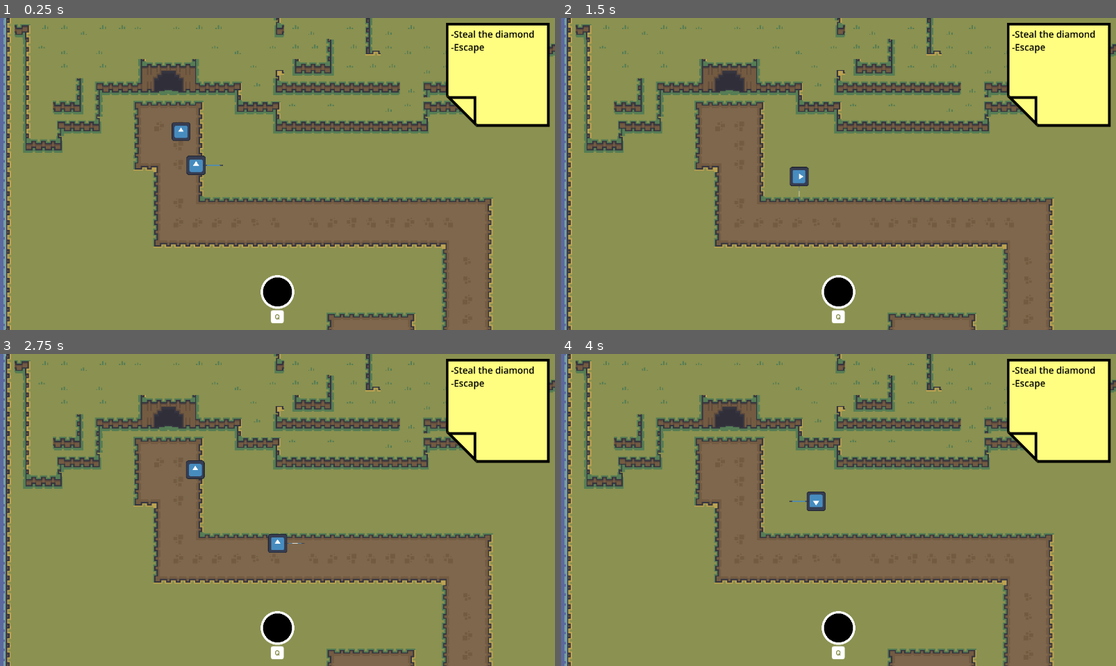
Above: before the commit, frames 1-4 (two rows, left to right).
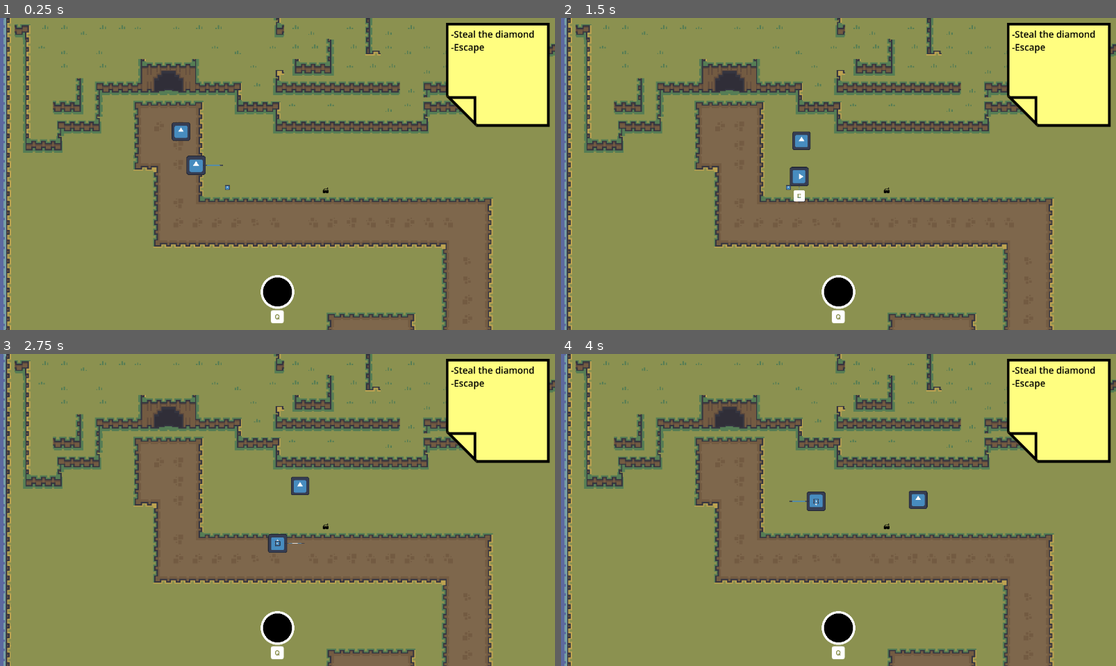
Above: after the commit, the same moments.

Repository: Quackstir/Game-Jam
Game: Godot game, scene res://Levels/CarlosTest/CarlosTestLevel.tscn
The game is run twice, just before and just after one commit, with the same random seed, the same clock (stepped at 60 frames per second) and the same inputs. This scene is started directly instead of the project's main scene. The engine's default icon, where the game draws it, is replaced by a stand-in: a white triangle on a blue panel in a dark square.
Inputs:
- Up to frame 1 (0.25 s): no input
- Up to frame 2 (1.5 s): hold D (move_right) 0.53-1.28 s; hold E (interact) 0.53-1.28 s; hold S (move_down) from 1.28 s (still down); tap Q (activate_mask) at 1.35 s
- Up to frame 3 (2.75 s): tap E (interact) at 1.55 s; release S (move_down) at 2.03 s; hold D (move_right) from 2.03 s (still down); hold E (interact) from 2.03 s (still down)
- Up to frame 4 (4 s): release D (move_right) at 2.78 s; release E (interact) at 2.78 s; hold W (move_up) 2.78-3.53 s; tap E (interact) at 2.85, 3.8 s; hold A (move_left) from 3.53 s (still down); hold Q (activate_mask) from 3.53 s (still down)

The runs differ from the first frame. In frame 1, less than 0.1% of the frame differs, in the area x 40-60%, y 53-57%; in frame 2, 0.3%; in frame 3, 0.4%, in the area x 33-60%, y 34-62%; in frame 4, 0.2%.
Error before the commit: Invalid call. Nonexistent function 'get_current_level' in base 'Nil'. (res://NPCs/Enemy/Guards/basic_guard.gd:88)
Error after the commit: Invalid call. Nonexistent function 'get_current_level' in base 'Nil'. (res://NPCs/Enemy/Guards/basic_guard.gd:145)

Commit message:
Guard returns to patroling

Diff:
--- a/Global Game Jam 2026/GlobalGameJam2026/Levels/CarlosTest/CarlosTestLevel.tscn
+++ b/Global Game Jam 2026/GlobalGameJam2026/Levels/CarlosTest/CarlosTestLevel.tscn
@@ -3,7 +3,9 @@
 [ext_resource type="PackedScene" uid="uid://gsyphhdvtm5y" path="res://NPCs/Enemy/Guards/basic_guard.tscn" id="1_s2tio"]
 [ext_resource type="PackedScene" uid="uid://c88oye8lcig6o" path="res://Interactables/Masks/Scenes/mask_cop.tscn" id="2_68ctx"]
 [ext_resource type="TileSet" uid="uid://d36k3ubo5ecjb" path="res://Levels/ChrisTest/tile_set_forest.tres" id="2_r7pay"]
+[ext_resource type="PackedScene" uid="uid://cfeltdrkt2o5t" path="res://Interactables/Masks/Scenes/mask.tscn" id="3_5bgu2"]
 [ext_resource type="PackedScene" uid="uid://b1ofadrugnxnw" path="res://Player/Scenes/player_character.tscn" id="3_68ctx"]
+[ext_resource type="PackedScene" uid="uid://cqyettnmgof3d" path="res://Interactables/Masks/Scenes/mask_statue.tscn" id="6_arqd1"]
 
 [sub_resource type="Curve2D" id="Curve2D_s2tio"]
 _data = {
@@ -61,3 +63,9 @@
 [node name="PlayerCharacter" parent="." unique_id=23574427 instance=ExtResource("3_68ctx")]
 position = Vector2(407, 306)
 movement_speed = 7000.0
+
+[node name="Mask" parent="." unique_id=225643898 instance=ExtResource("3_5bgu2")]
+position = Vector2(472, 352)
+
+[node name="MaskStatue" parent="." unique_id=2094720340 instance=ExtResource("6_arqd1")]
+position = Vector2(676, 361)
--- a/Global Game Jam 2026/GlobalGameJam2026/NPCs/Enemy/Guards/basic_guard.gd
+++ b/Global Game Jam 2026/GlobalGameJam2026/NPCs/Enemy/Guards/basic_guard.gd
@@ -57,23 +57,80 @@
 			_turn_on_patrol(delta)
 		State.CHASE:
 			look_at(_player_location)
+		State.RESET:
+			look_at(_target_nav_goal)
 		State.KNOCKED_OUT:
 			_flash_away_once()
 
 
-func _physics_process(_delta):
-	if _current_state != State.CHASE:
-		return
+func _physics_process(delta):
+	match _current_state:
+		State.CHASE:
+			_nav_to_target(delta, CHASE_SPEED)
+		State.RESET:
+			_nav_to_target(delta, PATROL_SPEED)
+		_:
+			return
+	_check_target_reached()
+	move_and_slide()
+
+
+# End chase if target has been reached
+func _check_target_reached():
+	if navigation_agent.is_navigation_finished():
+		_on_navigation_agent_2d_velocity_computed(Vector2.ZERO)
+		# check if ended chasing or ending returning to patrol
+		match _current_state:
+			State.CHASE:
+				_head_back_to_patrol_path()
+			State.RESET:
+				_resume_patrol()
+
+
+func _head_back_to_patrol_path():
+	_change_state(State.RESET)
+	var local_path_position = patrol_path.to_local(global_position)
+	_target_nav_goal = patrol_path.curve.get_closest_point(local_path_position)
+
+
+
+func _resume_patrol():
+	_change_state(State.PATROL)
+	# find and set new progress on path
+	var local_point = patrol_path.to_local(global_position)
+	var offset = patrol_path.curve.get_closest_offset(local_point)
+	path_follow.progress = offset
+	# return guard to parent's coordinates
+	self.position = Vector2.ZERO
+	# find and set next waypoint
+	_next_waypoint_index = _find_next_checkpoint()
+	_waypoint.position = patrol_path.curve.get_point_position(_next_waypoint_index)
+	look_at(_waypoint.global_position)
+
+
+func _find_next_checkpoint() -> int:
+	# iterate thru checkpoints on path
+	for i in range(patrol_path.curve.point_count):
+		var checkpoint = patrol_path.curve.get_point_position(i)
+		var progress = patrol_path.curve.get_closest_offset(checkpoint)
+		# return the first checkpoint beyond our current progress
+		if path_follow.progress < progress:
+			return i
+	# otherwise return first checkpoint
+	return 0
+
+
+# chase player
+func _nav_to_target(_delta, speed):
 	navigation_agent.target_position = _target_nav_goal
 	var next_nav_position = navigation_agent.get_next_path_position()
 	var new_velocity = (global_position.direction_to(next_nav_position)
-			* CHASE_SPEED)
+			* speed)
 
 	#if navigation_agent.avoidance_enabled:
 		#navigation_agent.set_velocity_forced(new_velocity)
 	#else:
 	_on_navigation_agent_2d_velocity_computed(new_velocity)
-	move_and_slide()
 
 
 func _init_waypoint():
@@ -135,10 +192,10 @@
 
 
 func _on_player_spotted(player):
-	print("PLAYER SPOTTED!")
-	_player_location = player.global_position
-	_target_nav_goal = _player_location
-	_change_state(State.CHASE)
+	if player.is_detectable:
+		_player_location = player.global_position
+		_target_nav_goal = _player_location
+		_change_state(State.CHASE)
 
 
 func _on_vision_cone_body_entered(body):
@@ -184,4 +241,5 @@
 
 func _input(event: InputEvent) -> void:
 	if event.is_action_pressed("interact"):
-		_knock_out()
+		#_knock_out()
+		pass
